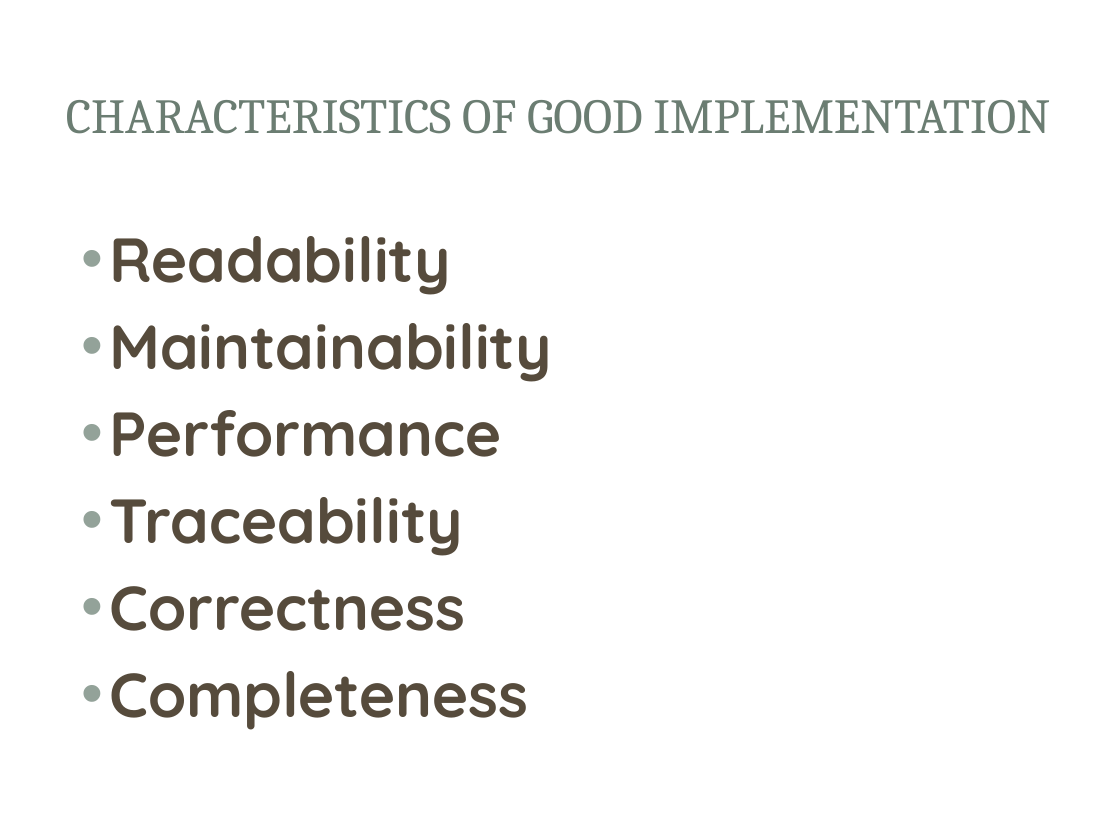
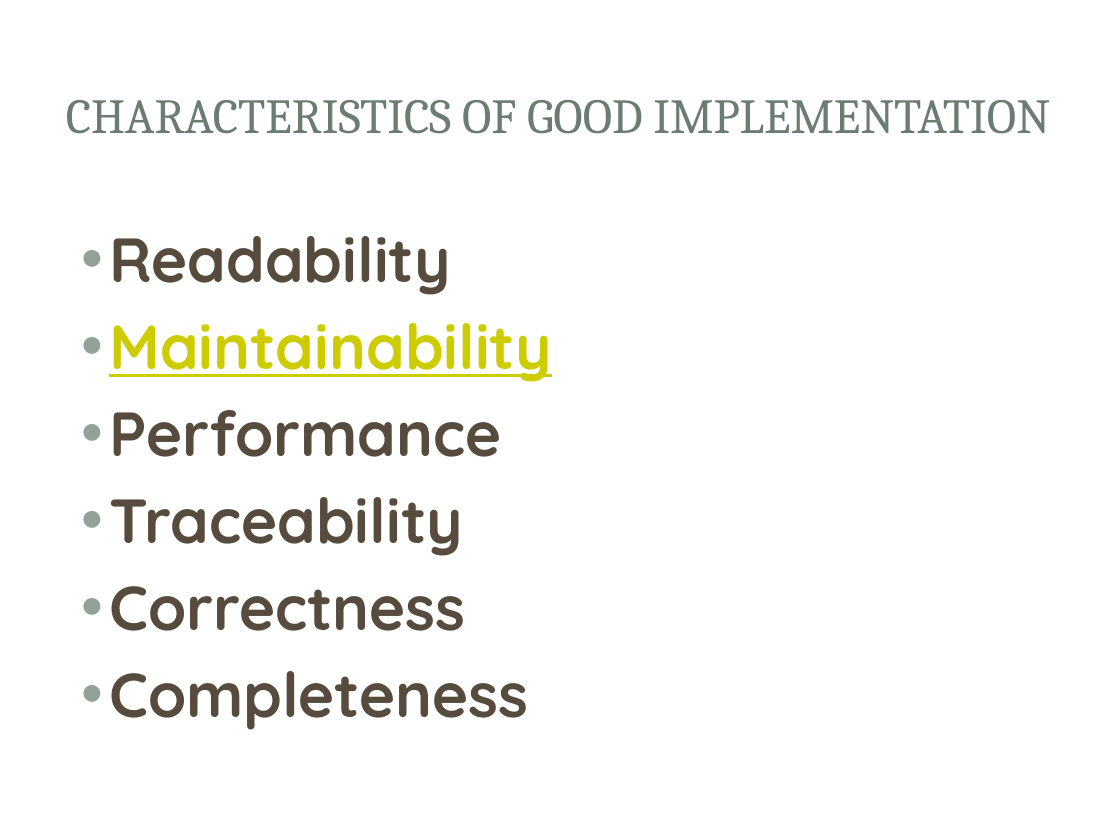
Before and after one commit to matt-mccarthy/501-program-design-pres, a slide deck: slide 2 of presentation/PresentAPIFinal.pptx. Drawn at 1120x840 pixels with LibreOffice and Linux fonts; fonts in the diff are those of the drawing; background and template pictures are left out. Boxes give left, top, right and bottom in pixels: in the first picture for what was removed or moved away, otherwise in the second. Text is boxed around its words. In the diff, an @@ line names an element or a change of style, - is before the commit and + after.

```diff
--- a/presentation/PresentAPIFinal.pptx
+++ b/presentation/PresentAPIFinal.pptx
@@ text at [109,323,552,382]: text colour #564B3C to #CCCC00, underline on in "Maintainability" @@
```
Also in this commit, not shown: 1 slide added.
